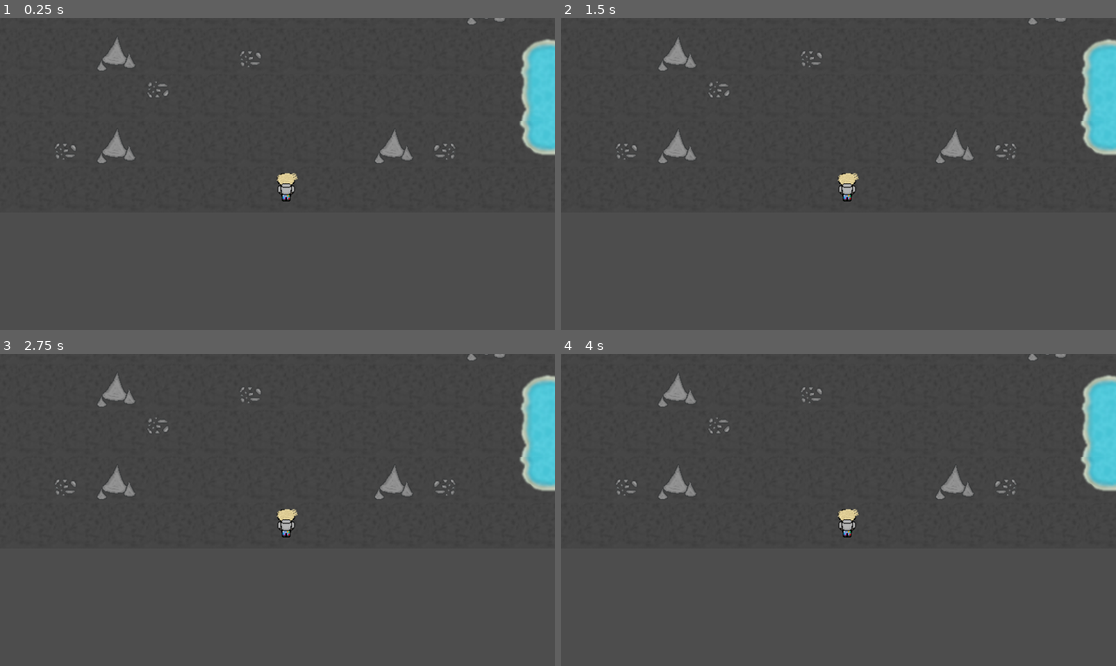
Above: before the commit, frames 1-4 (two rows, left to right).
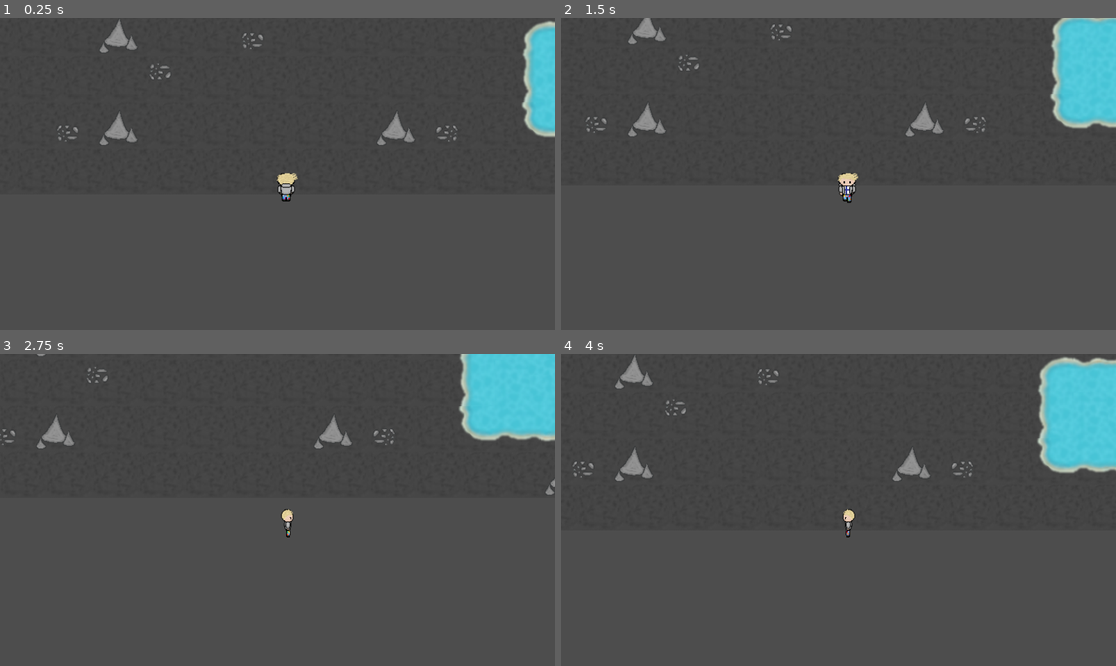
Above: after the commit, the same moments.

Repository: Orozon64/The-Sauna-Pact
Game: Godot game, scene res://scenes/cave_level.tscn
Two runs of this game, one before a commit and one after it. Both use one fixed random seed, a clock stepped at 60 frames per second and the inputs below. This scene is started directly instead of the project's main scene.
Inputs:
- Up to frame 1 (0.25 s): no input
- Up to frame 2 (1.5 s): tap Enter (advance_dialogue) at 0.5, 1.35 s; hold D (move_right) 0.53-1.28 s; tap E (item_interact) at 0.6 s; tap Space at 0.77 s; hold S (move_down) from 1.28 s (still down)
- Up to frame 3 (2.75 s): tap Space at 1.52 s; tap E (item_interact) at 1.55, 2.1 s; release S (move_down) at 2.03 s; hold D (move_right) from 2.03 s (still down)
- Up to frame 4 (4 s): release D (move_right) at 2.78 s; hold W (move_up) 2.78-3.53 s; tap F (item_interact_secondary) at 2.85 s; tap Space at 3.02, 3.77 s; tap E (item_interact) at 3.05, 3.6 s; hold A (move_left) from 3.53 s (still down)

The runs differ from the first frame. In frame 1, 3.1% of the frame differs, in the area x 9-100%, y 0-47%; in frame 2, 5.4%; in frame 3, 6.6%, in the area x 0-100%, y 0-59%; in frame 4, 6.2%.
Error before the commit: Invalid access to property or key 'position' on a base object of type 'null instance'. (res://scripts/player.gd:43)
Error after the commit: Attempt to call function 'show' in base 'null instance' on a null instance. (res://scripts/signal_manager.gd:69)

Commit message:
work on plane crash scene

Diff:
--- a/scenes/cave_level.tscn
+++ b/scenes/cave_level.tscn
@@ -8,6 +8,8 @@
 [ext_resource type="AudioStream" uid="uid://bafm6v5xff24a" path="res://Sound Effects/CaveBackground.mp3" id="6_vwl33"]
 [ext_resource type="AudioStream" uid="uid://bm832i263pj1x" path="res://Sound Effects/ItemPickup.mp3" id="7_vwl33"]
 [ext_resource type="AudioStream" uid="uid://b1vv07terlg2u" path="res://Sound Effects/BackgroundMusic.mp3" id="8_e2lr5"]
+
+[sub_resource type="RectangleShape2D" id="RectangleShape2D_e2lr5"]
 
 [node name="CaveLevel" type="Node2D" unique_id=550789720]
 script = ExtResource("1_260ue")
@@ -49,3 +51,9 @@
 stream = ExtResource("8_e2lr5")
 autoplay = true
 parameters/looping = true
+
+[node name="StartingPoint" type="Area2D" parent="." unique_id=249873439]
+position = Vector2(523, 631)
+
+[node name="CollisionShape2D" type="CollisionShape2D" parent="StartingPoint" unique_id=599338165]
+shape = SubResource("RectangleShape2D_e2lr5")
--- a/scenes/finnish_map.tscn
+++ b/scenes/finnish_map.tscn
@@ -979,13 +979,13 @@
 
 [node name="SaunaBuildingSprite" type="AnimatedSprite2D" parent="." unique_id=186250386]
 visible = false
-position = Vector2(469, 253)
+position = Vector2(94, 821)
 sprite_frames = SubResource("SpriteFrames_3r76t")
 animation = &"Building"
 
 [node name="Sauna" type="Area2D" parent="." unique_id=1002446500]
 visible = false
-position = Vector2(464, 246)
+position = Vector2(90, 806)
 scale = Vector2(1.5215461, 1.5215461)
 
 [node name="SaunaSprite" type="Sprite2D" parent="Sauna" unique_id=1725709657]
@@ -1014,19 +1014,6 @@
 
 [node name="BuildingSoundPlayer" type="AudioStreamPlayer2D" parent="." unique_id=690616198]
 stream = ExtResource("14_odkrj")
-
-[node name="Sauna" type="Area2D" parent="." unique_id=1002446500]
-visible = false
-position = Vector2(92, 826.99994)
-scale = Vector2(1.5215461, 1.5215461)
-
-[node name="SaunaSprite" type="Sprite2D" parent="Sauna" unique_id=1725709657]
-texture = ExtResource("12_odkrj")
-
-[node name="CollisionShape2D" type="CollisionShape2D" parent="Sauna" unique_id=153577862]
-scale = Vector2(1.0358453, 1.0104598)
-shape = SubResource("RectangleShape2D_xh0mk")
-disabled = true
 
 [node name="FirstLineDialogueWindow" parent="." unique_id=1013493677 instance=ExtResource("15_ykeo4")]
 visible = false
--- a/scenes/polish_map.tscn
+++ b/scenes/polish_map.tscn
@@ -184,6 +184,7 @@
 shape = SubResource("RectangleShape2D_tr50w")
 
 [node name="PoleCharacter" parent="." unique_id=68490889 instance=ExtResource("2_g2vl7")]
+dev_mode = true
 
 [node name="StartingPoint" type="Area2D" parent="." unique_id=721784626]
 position = Vector2(867, 691)
--- a/scripts/plane.gd
+++ b/scripts/plane.gd
@@ -34,7 +34,7 @@
 	if ended:
 		position.x += 7
 		if position.x >= 1500:
-			get_tree().change_scene_to_file("res://scenes/finnish_map.tscn")
+			get_tree().change_scene_to_file("res://scenes/planeFalling.tscn")
 
 
 func _physics_process(delta: float) -> void:
--- a/scripts/plane_falling.gd
+++ b/scripts/plane_falling.gd
@@ -14,6 +14,7 @@
 	$CrashedPlane.visible = false
 	$Explosion.visible = false
 	$Polak.visible = false
+
 
 
 # Called every frame. 'delta' is the elapsed time since the previous frame.
@@ -45,6 +46,7 @@
 					odejm *= 1.01
 				if $Polak.position.y >= 630:
 					koniecAnim = true
+					get_tree().change_scene_to_file("res://scenes/finnish_map.tscn")
 
 		elif cooldown == 4:
 			$CrashedPlane.visible = true
--- a/scripts/player.gd
+++ b/scripts/player.gd
@@ -39,7 +39,7 @@
 		complete_save_data = loaded_file.get_var()
 		current_character_save_data = complete_save_data.get(character_name)
 		print(complete_save_data)
-		if current_character_save_data.get("last_item") == "":
+		if current_character_save_data.get("last_item") == "" or get_parent().name == "CaveLevel":
 			position = $"../StartingPoint".position
 		else:
 			position = current_character_save_data.get("position")
--- a/scripts/signal_manager.gd
+++ b/scripts/signal_manager.gd
@@ -73,23 +73,23 @@
 		play_ending = true
 	file.close()
 	if play_ending:
-		$FirstLineDialogueWindow.show()
-		$FirstLineDialogueWindow.initiate()
-		$FinnCharacter.enter_sauna.connect(_on_player_enter_sauna)
 
 
 		var polish_player = preload("res://scenes/polish_player.tscn")
 		add_child(polish_player.instantiate())
+
+		$PlaneFall.queue_free()
+
+		$FirstLineDialogueWindow.show()
+		$FirstLineDialogueWindow.initiate()
+		$FinnCharacter.enter_sauna.connect(_on_player_enter_sauna)
 		$PoleCharacter.enter_sauna.connect(_on_player_enter_sauna)
-		var plane_crash = preload("res://scenes/polish_player.tscn")
-		add_child(plane_crash.instantiate())
 
+		$PoleCharacter.position = player.position
 		$PoleCharacter.is_secondary = true
 
 
-		var position_vector = $FinnCharacter.position
-		position_vector.x += 30
-		$PoleCharacter.position = position_vector
+
 		$FinnCharacter.ready_to_build = true
 		$FinnCharacter.build.connect(_on_player_begin_building)
 
Not shown, changed: Sound Effects/FlappyBirdFail.mp3.import
Not shown: 1 places in cave_level.tscn that only renumber resources
Not shown, added: images/TileMapTiles/road_cross.png.import
Not shown, added: images/sprites/construcionSite.png.import
Not shown, added: images/sprites/trollBackground.png.import
Not shown: 1 places in polish_map.tscn that only renumber resources
Not shown, changed: TODO.md
Not shown, changed: save_game.data
